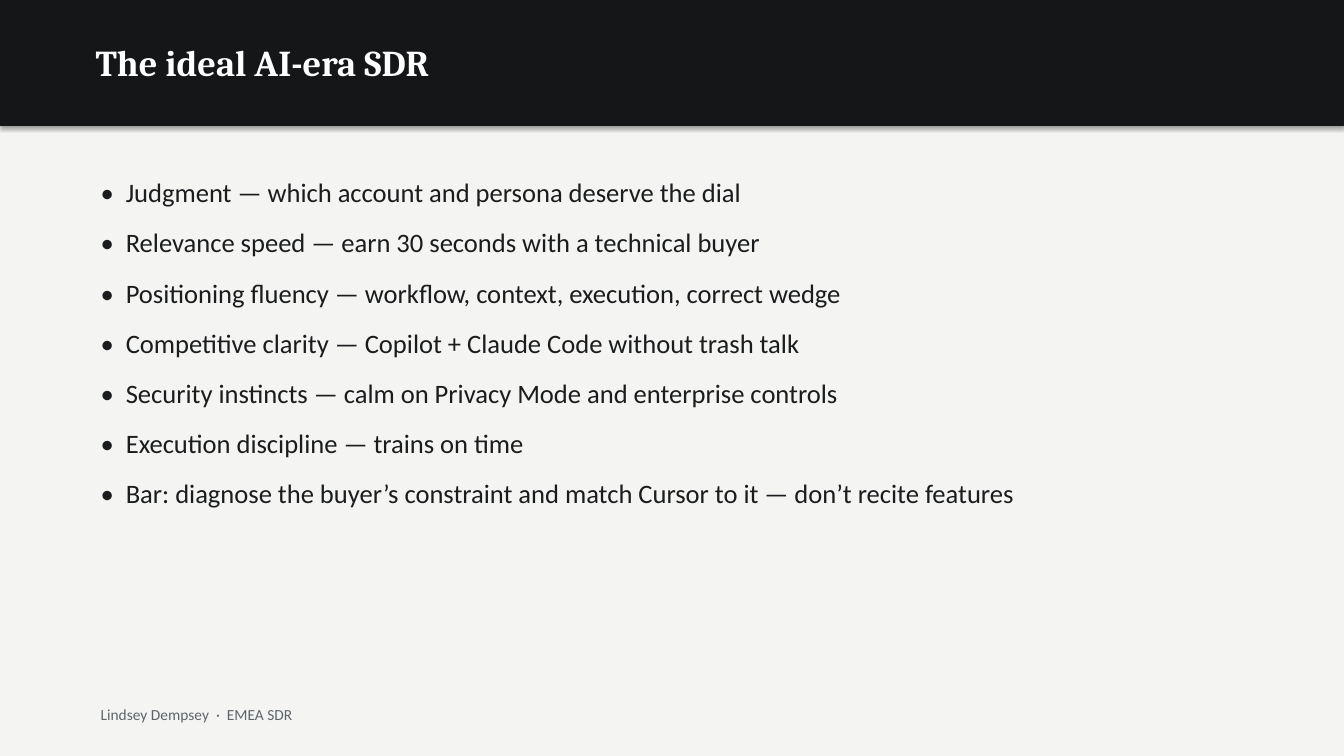
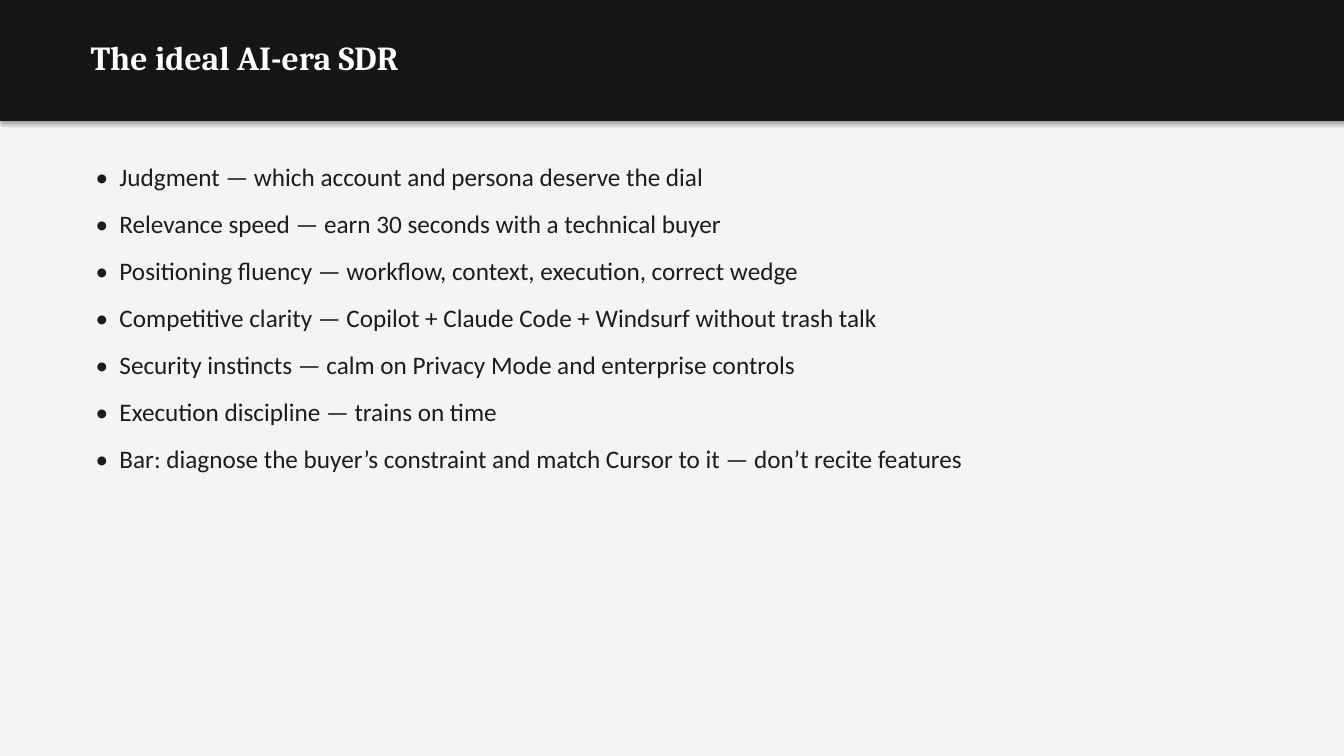
Before and after one commit to dempseli01-stack/lindsey, a slide deck: slide 14 of Lindsey_Presentation.pptx. Drawn at 1344x756 pixels with LibreOffice and Linux fonts; fonts in the diff are those of the drawing. Boxes give left, top, right and bottom in pixels: in the first picture for what was removed or moved away, otherwise in the second. Text is boxed around its words. In the diff, an @@ line names an element or a change of style, - is before the commit and + after.

```diff
--- a/Lindsey_Presentation.pptx
+++ b/Lindsey_Presentation.pptx
@@ rectangle: place and size @@
-rectangle at (0, 0, 1344, 126)
+rectangle at (0, 0, 1344, 121)
@@ text "The ideal AI-era SDR" at (91, 46, 399, 71): size 26 to 24 pt @@
@@ text "• Judgment — which account ...": place and size @@
-text "• Judgment — which account ..." at (126, 183, 1013, 508)
+text "• Judgment — which account ..." at (119, 168, 962, 473)
@@ text at (119, 168, 962, 473): size 19 to 18 pt in "• Judgment — which account and persona ...", "• Relevance speed — earn 30 seconds ...", "• Positioning fluency — workflow, context, execution, ...", "• Security instincts — calm on Privacy ..." and 2 more places; less space between paragraphs @@
@@ text at (119, 309, 876, 331): text changed; size 19 to 18 pt @@
-• Competitive clarity — Copilot + Claude Code without trash talk
+• Competitive clarity — Copilot + Claude Code + Windsurf without trash talk
@@ text removed at (101, 709, 292, 723) @@
-Lindsey Dempsey · EMEA SDR
```
Also in this commit, not shown: 20 other slides changed, 3 other files.
